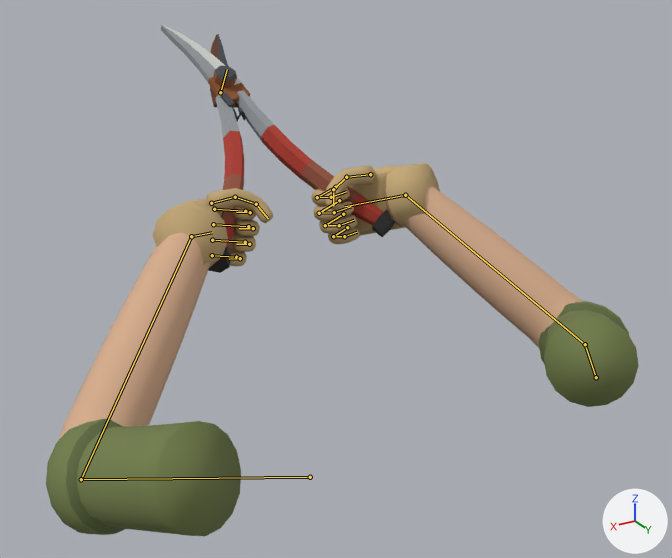
One commit to the Blender file ArtSource/Player/Player_Arms_FP.blend: the scene before it, then after it.
The view is the same before and after, from a 50 mm camera at (0.526, 0.573, 0.182) aimed at (-0.075, -0.429, -0.318). The axes (+X, +Y, +Z) are drawn at lower right. The lights are the same throughout. The picture after the commit comes second. Both versions are drawn at frame 30 of the action 'FP_Shears_Idle'; the numbers are the values there. The bones that change, and the others that lie on the model, are drawn over the model as lines.

Objects in the first picture: 'Arm_L', 'Arm_R', 'Garden_Shears_FP', 'Hand_L', 'Hand_R'.
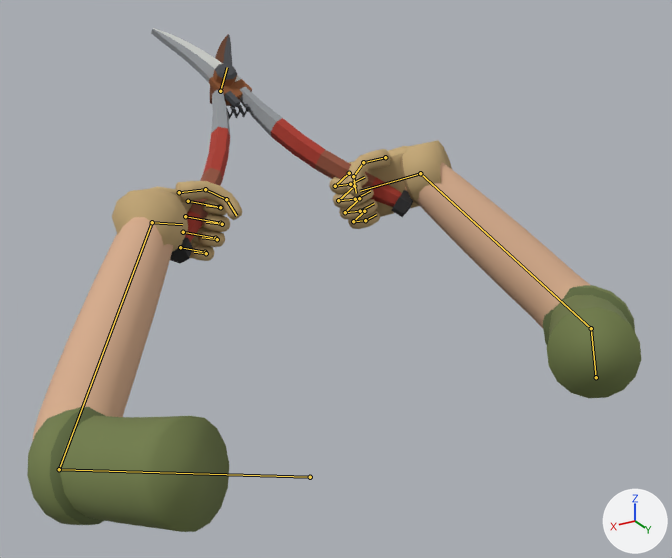
Changed parts and their boxes [x1, y1, x2, y2] in the pictures (672 x 558 px):
'Arm_L', posed
    before: [46, 233, 241, 536]
    after: [27, 217, 229, 532]
'Arm_R', posed
    before: [404, 184, 639, 407]
    after: [405, 163, 641, 398]
'Garden_Shears_FP', posed (12% wider)
    before: [161, 25, 395, 273]
    after: [151, 28, 413, 263]
'Hand_R', posed (10% taller)
    before: [311, 163, 440, 244]
    after: [329, 140, 452, 229]
'Hand_L', posed (8% wider)
    before: [153, 188, 273, 268]
    after: [112, 181, 242, 261]
bone 'UpperArm_R', root to tip
    before: (596, 377) to (585, 344)
    after: (596, 377) to (591, 328)
bone 'LowerArm_R', root to tip
    before: (585, 344) to (405, 195)
    after: (591, 328) to (420, 173)
bone 'Hand_R', root to tip
    before: (405, 195) to (345, 206)
    after: (420, 173) to (360, 191)
bone 'Shears_Root', root to tip
    before: (220, 92) to (227, 69)
    after: (220, 91) to (227, 67)
bone 'Shears_A', root to tip
    before: (220, 92) to (227, 69)
    after: (220, 91) to (227, 67)
bone 'Shears_B', root to tip
    before: (220, 92) to (227, 69)
    after: (220, 91) to (227, 67)
bone 'UpperArm_L', root to tip
    before: (310, 477) to (81, 479)
    after: (310, 477) to (59, 469)
bone 'LowerArm_L', root to tip
    before: (81, 479) to (191, 236)
    after: (59, 469) to (152, 222)
bone 'Hand_L', root to tip
    before: (191, 236) to (212, 232)
    after: (152, 222) to (182, 224)

The edits, one by one:
Bone 'UpperArm_R' (bone_upperarm_r) turns from (-5, 0, 1) to (-3, 1, -3) degrees about its own x, y and z.
Bone 'LowerArm_R' (bone_lowerarm_r) turns from (-10, 0, 0) to (-19, 0, 0) degrees about its own x, y and z.
Bone 'Hand_R' (bone_hand_r) turns from (-39, 1, 6) to (-52, -7, 11) degrees about its own x, y and z.
Bone 'Shears_Root' (bone_shears_root) turns from (-11, -18, -23) to (-12, -27, -22) degrees about its own x, y and z.
Bone 'Shears_A' (bone_shears_a) turns from (0, 11, 0) to (0, 20, 0) degrees about its own x, y and z.
Bone 'Shears_B' (bone_shears_b) turns from (0, -11, 0) to (0, -20, 0) degrees about its own x, y and z.
Bone 'UpperArm_L' (bone_upperarm_l) turns from (8, 6, -12) to (8, 3, -7) degrees about its own x, y and z.
Bone 'LowerArm_L' (bone_lowerarm_l) turns from (-11, 0, 0) to (-16, 0, 0) degrees about its own x, y and z.
Bone 'Hand_L' (bone_hand_l) turns from (-21, -3, -3) to (-35, 4, -5) degrees about its own x, y and z.
